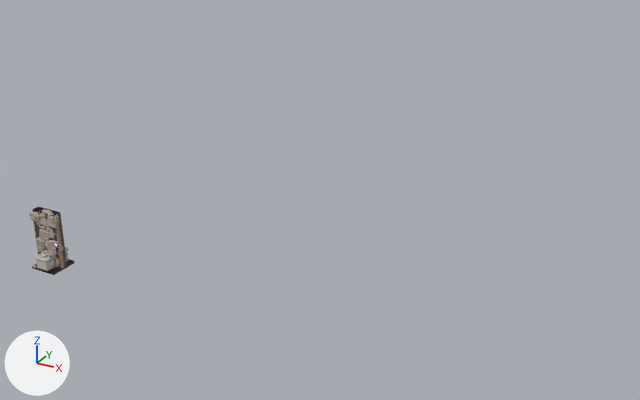
The glTF model public/models/themes.glb: old version first, new version second.
The view is the same before and after, from a 50 mm lens placed at (42.7, -39.1, 28.8), pointed at (15.1, 11.1, 3.8). The lights are fixed; the arrows at lower left show +X, +Y and +Z. The picture after the commit comes second.

In view in the first picture: 'crypt_wall_0', 'crypt_wall_1', 'mine_floor_1', 'mine_support', 'mine_wall_0', 'mine_wall_1', 'minecart', 'sanctum_floor_1', 'sanctum_wall_0', 'sanctum_wall_1', 'sarcophagus', 'table_set'.
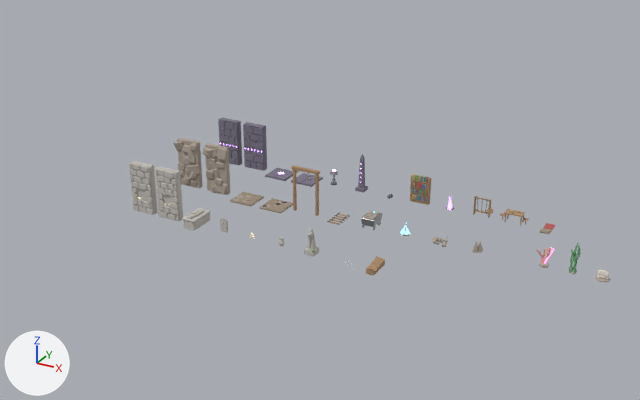
Edits to the bpy script that builds the scene:
```text
Add mat_m_kelp:
    mat_m_kelp = bpy.data.materials.new('M_Kelp')
    # nodes: BsdfPrincipled, Mix, OutputMaterial, VertexColor
    # colours: green #6caa76, mixed with the vertex colours
Add mat_m_shell:
    mat_m_shell = bpy.data.materials.new('M_Shell')
    # nodes: BsdfPrincipled, Mix, OutputMaterial, VertexColor
    # colours: white #ede5da, mixed with the vertex colours
Add mat_m_pearl:
    mat_m_pearl = bpy.data.materials.new('M_Pearl')
    # nodes: BsdfPrincipled, Mix, OutputMaterial, VertexColor
    # colours: pale blue #e7f3ff, white #f9f9ff, mixed with the vertex colours
Add mat_m_coral:
    mat_m_coral = bpy.data.materials.new('M_Coral')
    # nodes: BsdfPrincipled, Mix, OutputMaterial, VertexColor
    # colours: pink #f9aaa0, mixed with the vertex colours
Add mat_m_coralpink:
    mat_m_coralpink = bpy.data.materials.new('M_CoralPink')
    # nodes: BsdfPrincipled, Mix, OutputMaterial, VertexColor
    # colours: pink #e186c2, pink #f3bce1, mixed with the vertex colours
Change ob_bedroll:
    ob_bedroll.location: (0.0, 0.0, 0.0) -> (28.6, 22.0, 0.0)
Change ob_bookshelf:
    ob_bookshelf.location: (0.0, 0.0, 0.0) -> (18.2, 22.0, 0.0)
Change ob_brazier:
    ob_brazier.location: (0.0, 0.0, 0.0) -> (10.4, 22.0, 0.0)
Change ob_coffin:
    ob_coffin.location: (0.0, 0.0, 0.0) -> (20.0, 10.0, 0.0)
Change ob_crypt_wall_0:
    ob_crypt_wall_0.location: (0.0, 0.0, 0.0) -> (0.0, 10.0, 0.0)
Change ob_crypt_wall_1:
    ob_crypt_wall_1.location: (0.0, 0.0, 0.0) -> (2.5, 10.0, 0.0)
Change ob_crystal_blue:
    ob_crystal_blue.location: (0.0, 0.0, 0.0) -> (19.6, 16.0, 0.0)
Change ob_crystal_purple:
    ob_crystal_purple.location: (0.0, 0.0, 0.0) -> (20.8, 22.0, 0.0)
Change ob_mine_floor_0:
    ob_mine_floor_0.location: (0.0, 0.0, 0.0) -> (5.6, 16.0, 0.0)
Change ob_mine_floor_1:
    ob_mine_floor_1.location: (0.0, 0.0, 0.0) -> (8.4, 16.0, 0.0)
Change ob_mine_support:
    ob_mine_support.location: (0.0, 0.0, 0.0) -> (11.2, 16.0, 0.0)
Change ob_mine_wall_0:
    ob_mine_wall_0.location: (0.0, 0.0, 0.0) -> (0.0, 16.0, 0.0)
Change ob_mine_wall_1:
    ob_mine_wall_1.location: (0.0, 0.0, 0.0) -> (2.8, 16.0, 0.0)
Change ob_minecart:
    ob_minecart.location: (0.0, 0.0, 0.0) -> (16.8, 16.0, 0.0)
Change ob_obelisk:
    ob_obelisk.location: (0.0, 0.0, 0.0) -> (13.0, 22.0, 0.0)
Change ob_ore_pile:
    ob_ore_pile.location: (0.0, 0.0, 0.0) -> (22.4, 16.0, 0.0)
Change ob_rails:
    ob_rails.location: (0.0, 0.0, 0.0) -> (14.0, 16.0, 0.0)
Change ob_sanctum_floor_0:
    ob_sanctum_floor_0.location: (0.0, 0.0, 0.0) -> (5.2, 22.0, 0.0)
Change ob_sanctum_floor_1:
    ob_sanctum_floor_1.location: (0.0, 0.0, 0.0) -> (7.8, 22.0, 0.0)
Change ob_sanctum_wall_0:
    ob_sanctum_wall_0.location: (0.0, 0.0, 0.0) -> (0.0, 22.0, 0.0)
Change ob_sanctum_wall_1:
    ob_sanctum_wall_1.location: (0.0, 0.0, 0.0) -> (2.6, 22.0, 0.0)
Change ob_sarcophagus:
    ob_sarcophagus.location: (0.0, 0.0, 0.0) -> (5.0, 10.0, 0.0)
Change ob_stalagmite:
    ob_stalagmite.location: (0.0, 0.0, 0.0) -> (25.2, 16.0, 0.0)
Change ob_statue:
    ob_statue.location: (0.0, 0.0, 0.0) -> (15.0, 10.0, 0.0)
Change ob_table_set:
    ob_table_set.location: (0.0, 0.0, 0.0) -> (26.0, 22.0, 0.0)
Change ob_tombstone:
    ob_tombstone.location: (0.0, 0.0, 0.0) -> (7.5, 10.0, 0.0)
Change ob_weapon_rack:
    ob_weapon_rack.location: (0.0, 0.0, 0.0) -> (23.4, 22.0, 0.0)
Add ob_kelp:
    ob_kelp = bpy.data.objects.new('kelp', me_kelp)  # 799 vertices, 1306 faces; spans x -0.31..0.35, y -0.19..0.19, z -0.03..2.27
    ob_kelp.location = (32.0, 16.0, 0.0)
Add ob_giant_clam:
    ob_giant_clam = bpy.data.objects.new('giant_clam', me_giant_clam_001)  # 642 vertices, 1220 faces; spans x -0.526..0.526, y -0.429..0.429, z -0.026..0.82
    ob_giant_clam.location = (34.0, 16.0, 0.0)
Add ob_coral:
    ob_coral = bpy.data.objects.new('coral', me_coral_001)  # 840 vertices, 1400 faces; spans x -0.56..0.55, y -0.35..0.55, z -0.05..1.45
    ob_coral.location = (30.0, 16.0, 0.0)
```

Boxes [x1, y1, x2, y2] around the edits, measured in the pictures (640 x 400 px):
'mine_wall_1', moved: before [31, 209, 59, 268]; after [202, 143, 230, 195]
'mine_wall_0', moved: before [29, 207, 66, 265]; after [173, 138, 203, 188]
'crypt_wall_0', moved: before [33, 208, 67, 267]; after [129, 161, 158, 215]
'crypt_wall_1', moved: before [34, 212, 59, 260]; after [155, 166, 183, 221]
'sanctum_wall_1', moved: before [34, 210, 61, 268]; after [243, 122, 267, 171]
'sanctum_wall_0', moved: before [32, 207, 67, 268]; after [218, 118, 242, 165]
'sarcophagus', moved: before [35, 247, 69, 271]; after [182, 208, 211, 231]
'mine_support', moved: before [33, 218, 64, 268]; after [292, 165, 320, 216]
'bookshelf', moved (not visible before): after [410, 174, 431, 205]
'mine_floor_1', moved (mostly hidden before): before [32, 259, 74, 274]; after [259, 198, 293, 213]
'minecart', moved: before [38, 250, 54, 262]; after [361, 210, 382, 230]
'mine_floor_0', moved (not visible before): after [230, 192, 264, 206]
'sanctum_floor_1', moved: before [33, 259, 74, 275]; after [291, 173, 323, 187]
'obelisk', moved (not visible before): after [355, 154, 368, 193]
'sanctum_floor_0', moved (not visible before): after [265, 168, 297, 181]
'statue', moved (not visible before): after [304, 228, 319, 256]
'coffin', moved (not visible before): after [366, 256, 385, 276]
'kelp', added: after [569, 243, 581, 274]
'table_set', moved (mostly hidden before): before [54, 257, 66, 267]; after [500, 209, 529, 226]
'weapon_rack', moved (not visible before): after [473, 196, 493, 218]
'coral', added: after [537, 248, 555, 268]
'giant_clam', added: after [595, 270, 611, 282]
'rails', moved (not visible before): after [327, 212, 350, 225]
'bedroll', moved (not visible before): after [540, 223, 555, 234]
'tombstone', moved (not visible before): after [220, 218, 228, 233]
'ore_pile', moved (not visible before): after [432, 237, 448, 247]
'stalagmite', moved (not visible before): after [472, 241, 483, 253]
'brazier', moved (not visible before): after [330, 169, 338, 185]
'crystal_blue', moved (not visible before): after [400, 223, 410, 236]
'crystal_purple', moved (not visible before): after [446, 196, 454, 210]
